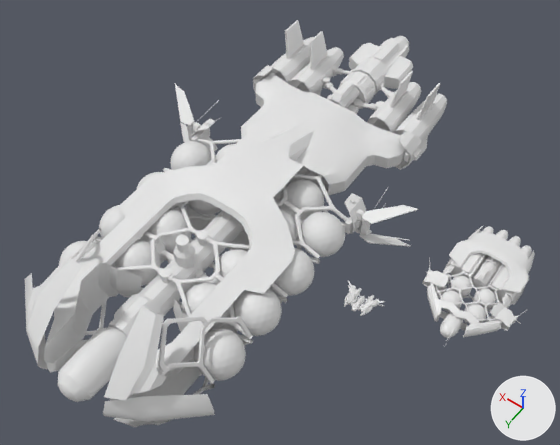
The Blender file Assets/Models/Ships/Phoenix.blend, before and after one commit.
One viewpoint serves both versions: a camera (50 mm lens) standing at (-41.0, 204.0, 300.0) and looking at (96.0, 12.0, -2.0). The axes (+X, +Y, +Z) are drawn at lower right. The lights are the same throughout. The older version comes first.

Objects in the first picture: 'Containers', 'Engines', 'Frame_link.001', 'Head', 'Head.asym', 'Hull', 'Hull joined', 'Hull.001', 'Medium_dock_base.001', 'Shield', 'Sym_hull.002', 'Tanks'.
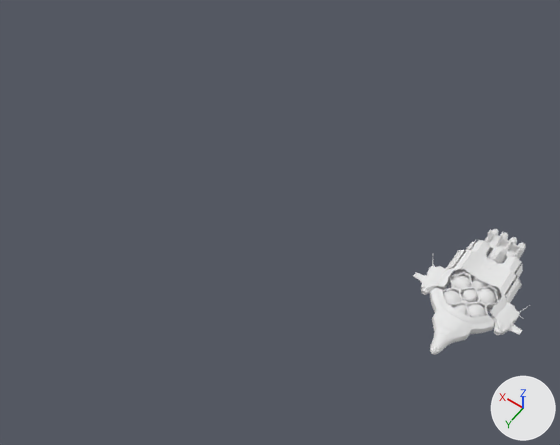
Commit message: IMPROVEMENT: Phoenix ships

Boxes (x1, y1, x2, y2) around the edits, measured in the pictures (560 x 445 px; the box of a moved part takes in the faces that stretch with it):
'Sym_hull.002', hidden
    before: (25, 20, 447, 427)
'Tanks', hidden
    before: (59, 141, 345, 381)
'Hull', reshaped
    before: (422, 226, 535, 331)
    after: (413, 240, 530, 346)
'Shield', deleted
    before: (427, 283, 502, 337)
'Medium_dock_base.001', deleted
    before: (447, 253, 517, 302)
'Head', reshaped (125% wider, 181% taller)
    before: (440, 312, 463, 338)
    after: (430, 280, 483, 355)
'Hull.001', reshaped
    before: (472, 256, 502, 290)
    after: (463, 247, 506, 302)
'Engines.001', added
    after: (484, 229, 526, 262)
'Hull joined', hidden
    before: (344, 281, 385, 316)
'Engines', reshaped
    before: (481, 226, 532, 265)
    after: (421, 288, 502, 335)
'Head.asym', deleted
    before: (445, 328, 455, 345)
part 1 of me_cube_004, added
    after: (430, 288, 494, 346)
part 2 of me_cube_004, added
    after: (445, 240, 523, 303)
part 3 of me_cube_004, moved or reshaped
    before: (428, 226, 535, 319)
    after: (413, 240, 522, 335)
part 5 of me_cube_017, deleted
    before: (462, 254, 503, 290)
part 6 of me_cube_022, deleted
    before: (481, 226, 532, 265)
part 7 of me_cube_022, added
    after: (421, 288, 502, 335)
part 8 of me_cube_023, moved or reshaped
    before: (476, 269, 490, 282)
    after: (489, 249, 503, 263)
part 9 of me_cube_023, added
    after: (463, 290, 476, 302)
part 10 of me_cube_023, moved or reshaped
    before: (483, 256, 502, 270)
    after: (487, 247, 506, 264)

Patch to the scene script:
```diff
--- a/Assets/Models/Ships/Phoenix.blend.py
+++ b/Assets/Models/Ships/Phoenix.blend.py
@@ me_cube_004 @@
-me_cube_004.from_pydata(...)  # 174 vertices, 124 faces; spans x 0.0..24.5, y -41.9..2.4, z 0.0..7.4
+me_cube_004.from_pydata(...)  # 458 vertices, 378 faces; spans x 0.0..26.8, y -33.0..25.2, z 0.0..6.1
+# me_cube_004 part 1: a new loose piece of 228 vertices spanning x 0.0..15.9, y 4.0..25.2, z 0.0..6.0
+# me_cube_004 part 2: a new loose piece of 46 vertices spanning x 11.8..16.5, y -31.5..-8.6, z 0.0..4.1
+# me_cube_004 part 3: 102 vertices removed from x 0.0..22.3, y -41.9..-4.0, z 0.0..7.4; 130 vertices added at x 0.0..26.8, y -33.0..5.8, z 0.0..5.5
+# other edits to the shape of me_cube_004 do not show in these pictures
 me_cube_004.materials.append(mat_paint_1_main_color)
@@ me_cube_004 @@
 me_cube_004.materials.append(mat_metal)
+me_cube_004.materials.append(mat_radiator)  # white #e7e7e7
@@ me_cube_009 @@
-me_cube_009.from_pydata(...)  # 109 vertices, 96 faces; spans x 0.0..3.95, y 9.13..21.89, z 0.0..3.4
+me_cube_009.from_pydata(...)  # 109 vertices, 96 faces; spans x 0.0..3.95, y -11.1..33.01, z 0.0..3.4
+# me_cube_009 part 4: 109 of 109 vertices moved; they spanned x 0.0..3.95, y 9.13..21.89, z 0.0..3.4 and now span x 0.0..3.95, y -11.1..33.01, z 0.0..3.4; mean shift (0.0, 0.04, 0.0)
 me_cube_009.materials.append(mat_paint_1_main_color)
@@ me_cube_017 @@
-me_cube_017.from_pydata(...)  # 428 vertices, 384 faces; spans x 0.0..17.0, y -28.3..9.6, z 0.1..4.2
+me_cube_017.from_pydata(...)  # 412 vertices, 368 faces; spans x 0.0..17.0, y -11.2..9.6, z 0.1..4.2
+# me_cube_017 part 5
+# 16 vertices are removed from x 4.3..8.9, y -28.3..-27.9, z 2.7..3.9
+# 16 faces are deleted
 me_cube_017.materials.append(mat_metal)
@@ me_cube_022 @@
-me_cube_022.from_pydata(...)  # 147 vertices, 119 faces; spans x 0.0..12.9, y -46.1..-28.1, z 0.0..2.9
+me_cube_022.from_pydata(...)  # 60 vertices, 45 faces; spans x 16.6..19.9, y 5.4..7.3, z 0.0..1.7
+# me_cube_022 part 6: 147 vertices removed from x 0.0..12.9, y -46.1..-28.1, z 0.0..2.9
+# me_cube_022 part 7: 60 vertices added at x 16.6..19.9, y 5.4..7.3, z 0.0..1.7
 me_cube_022.materials.append(mat_paint_1_main_color)
@@ me_cube_023 @@
 # verts and faces of me_cube_023; kept vertices keep their numbers, new ones are numbered from 64
-me_cube_023.from_pydata(...)  # 64 vertices, 37 faces; spans x 0.0..3.8, y -28.8..-11.3, z 0.0..5.1
+me_cube_023.from_pydata(...)  # 116 vertices, 85 faces; spans x 0.0..3.8, y -33.7..2.1, z 0.0..5.8
+# me_cube_023 part 8: the loose piece of 16 vertices spanning x 0.0..2.1, y -18.1..-11.7, z 1.7..5.1 is moved by (0.0, -13.6, 0.8), in mat_paint_2_dark (white #e7e7e7)
+# me_cube_023 part 9: a new loose piece of 52 vertices spanning x 0.0..2.9, y -3.8..2.1, z 0.0..5.2
+# me_cube_023 part 10
+for i in [0, 2, 3, 5, 6]: verts[i] += (0.0, -4.9, 0.0)
 me_cube_023.materials.append(mat_paint_1_main_color)
+me_cube_023.materials.append(mat_paint_2_dark)  # white #e7e7e7
@@ ob_tanks @@
 _m = ob_tanks.modifiers.new('Mirror', 'MIRROR')
 _m.use_clip = True
+ob_tanks.hide_set(True)  # its collection is switched off
@@ ob_sym_hull_002 @@
 _m = ob_sym_hull_002.modifiers.new('Mirror', 'MIRROR')
 _m.use_clip = True
+ob_sym_hull_002.hide_set(True)  # its collection is switched off
@@ ob_shield @@
-ob_shield = bpy.data.objects.new('Shield', me_cube_007)
@@ ob_head_asym @@
-ob_head_asym = bpy.data.objects.new('Head.asym', me_cube_012)
@@ ob_medium_dock_base_001 @@
-ob_medium_dock_base_001 = bpy.data.objects.new('Medium_dock_base.001', me_cube_021)
@@ ob_hull_joined @@
 _m = ob_hull_joined.modifiers.new('Mirror', 'MIRROR')
 _m.use_clip = True
+ob_hull_joined.hide_set(True)  # its collection is switched off
@@ ob_engines_001 @@
+ob_engines_001 = bpy.data.objects.new('Engines.001', me_cube_005)  # 179 vertices, 149 faces; spans x 0.0..12.9, y -50.0..-32.1, z 0.0..11.2; in mat_paint_1_main_color (white #e7e7e7), mat_paint_2_dark (white #e7e7e7), mat_radiator (white #e7e7e7); modifiers MIRROR
+ob_engines_001.location = (0.0, -9.5, 0.0)
+ob_engines_001.scale = (0.713, 0.713, 0.713)
```
